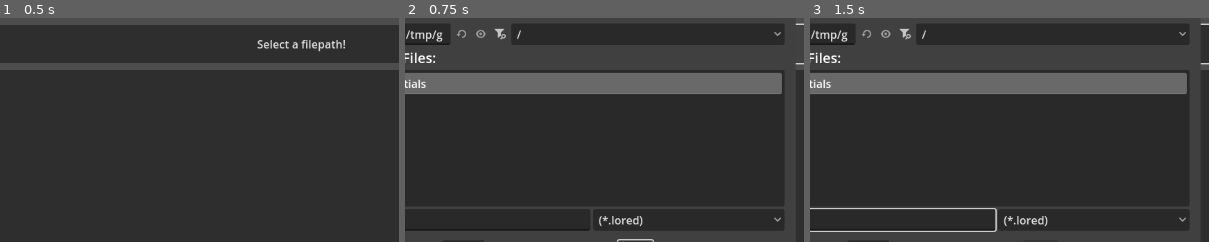
Above: before the commit, frames 1-3 (left to right).
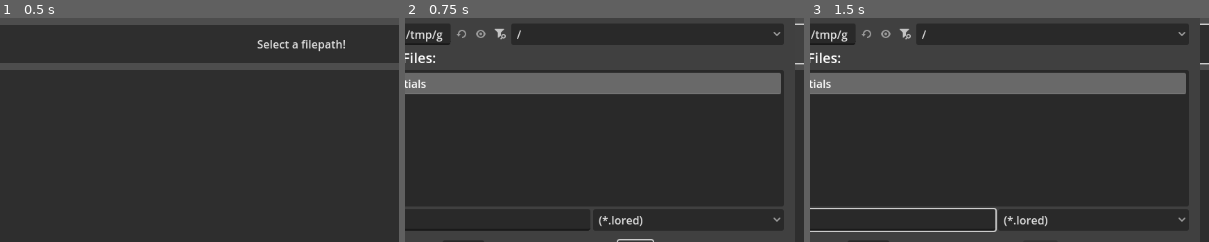
Above: after the commit, the same moments.

Repository: Epixium/LOREDitor
Game: Godot game, scene res://main.tscn
Same seed, same stepped clock (60 frames per second), same inputs: the game is played once before the commit and once after it.
Inputs (mouse positions are % of the whole screen's width and height, from its top left):
- Up to frame 1 (0.5 s): no input
- Up to frame 2 (0.75 s): click "Select a filepath!" at 0.5 s
- Up to frame 3 (1.5 s): click (20, 45) at 1.27 s; type "12" at 1.35 s
The pictures show only the part of the screen within x 12-62%, y 0-50%; the shares and areas given below are measured in that part.

Frame 1 is identical in both runs. In frame 2, less than 0.1% of the frame differs, in the area x 92-98%, y 2-92%; in frame 3, less than 0.1%.

Commit message:
disabling + the RESET BUTTON

Diff:
--- a/main.tscn
+++ b/main.tscn
@@ -23,6 +23,7 @@
 offset_top = 10.0
 offset_right = -10.0
 offset_bottom = -10.0
+columns = 2
 SaveAlert = NodePath("../SaveAlert")
 
 [node name="FileSaver" type="Control" parent="."]
--- a/save_tree.gd
+++ b/save_tree.gd
@@ -16,7 +16,11 @@
 		}
 	}
 }
-var enter_button_icon = preload("res://enter_var.png")
+
+var EDITABLE_TYPES = {
+	"ENTER": {"id": 0, "icon": preload("res://enter_var.png")},
+	"RESET": {"id": 1, "icon": preload("res://reset_var.png")},
+}
 
 var root
 @export var SaveAlert : RichTextLabel = null
@@ -26,6 +30,7 @@
 	root = create_item()
 	#create_tree_from_nested_dict(SAMPLE_TREE)
 	button_clicked.connect(handle_editable)
+	item_edited.connect(show_editable_button)
 
 func create_tree_from_nested_dict(dict):
 	create_layer_of_nested_tree(root, dict, dict, [])
@@ -45,46 +50,96 @@
 			Variant.Type.TYPE_BOOL:
 				child.set_cell_mode(1, TreeItem.CELL_MODE_CHECK)
 				child.set_checked(1, value)
-				create_new_editable(child, start_dict, new_path, Variant.Type.TYPE_BOOL)
+				create_editables(child, start_dict, new_path, Variant.Type.TYPE_BOOL)
 			var x:
 				child.set_text(1, str(value))
-				create_new_editable(child, start_dict, new_path, x)
+				create_editables(child, start_dict, new_path, x)
 
-var tween : Tween
-
-func handle_editable(treeitem : TreeItem, column, _id, _mbi):
-	var meta = treeitem.get_metadata(1)
-	var replace = null
-	match meta.type:
-		Variant.Type.TYPE_BOOL:
-			replace = treeitem.is_checked(1)
-		Variant.Type.TYPE_INT:
-			replace = int(treeitem.get_text(1))
-			treeitem.set_text(1, str(replace))
-		Variant.Type.TYPE_FLOAT:
-			replace = float(treeitem.get_text(1))
-			treeitem.set_text(1, str(replace))
-		_:
-			replace = treeitem.get_text(1)
-	DictIO.manipulate_nested_dict(meta.dict, meta.keypath, 'write', replace, [])
-	if tween: tween.stop()
-	SaveAlert.text = "[wave amp=20.0 freq=6.0]Set value of " + "/".join(meta.keypath) + " to " + str(replace) + "![/wave]"
-	SaveAlert.modulate = Color(1, 1, 1, 1)
-	tween = get_tree().create_tween()
-	tween.set_ease(Tween.EASE_IN)
-	tween.set_trans(Tween.TRANS_CIRC)
-	tween.tween_property(SaveAlert, "modulate", Color(1, 1, 1, 0), 3)
-	tween.play()
-
-func create_new_editable(treeitem : TreeItem, dict : Dictionary, keypath : Array, type):
-	treeitem.set_editable(1, true)
-	treeitem.add_button(1, enter_button_icon)
-	treeitem.set_metadata(1, {
+func create_editables(item, dict, keypath, type):
+	create_new_editable(EDITABLE_TYPES.ENTER, item, dict, keypath, type)
+	create_new_editable(EDITABLE_TYPES.RESET, item, dict, keypath, type)
+	item.set_metadata(1, {
 		"dict": dict,
 		"keypath": keypath,
 		"type": type,
 	})
 
+func follow_keypath(dict : Dictionary, keypath : Array):
+	var road = dict.duplicate(true)
+	for step in keypath:
+		road = road[step]
+	return road
+
+var tween : Tween
+
+func handle_editable(treeitem : TreeItem, column, id, _mbi):
+	var meta = treeitem.get_metadata(1)
+	var replace = null
+	match id:
+		EDITABLE_TYPES.ENTER.id:
+			match meta.type:
+				Variant.Type.TYPE_BOOL:
+					replace = treeitem.is_checked(1)
+				Variant.Type.TYPE_INT:
+					replace = int(treeitem.get_text(1))
+					treeitem.set_text(1, str(replace))
+				Variant.Type.TYPE_FLOAT:
+					replace = float(treeitem.get_text(1))
+					treeitem.set_text(1, str(replace))
+				_:
+					replace = treeitem.get_text(1)
+			DictIO.manipulate_nested_dict(meta.dict, meta.keypath, 'write', replace, [])
+			if tween: tween.stop()
+			SaveAlert.text = "[wave amp=20.0 freq=6.0]Set value of " + "/".join(meta.keypath) + " to " + str(replace) + "![/wave]"
+			SaveAlert.modulate = Color(1, 1, 1, 1)
+			tween = get_tree().create_tween()
+			tween.set_ease(Tween.EASE_IN)
+			tween.set_trans(Tween.TRANS_CIRC)
+			tween.tween_property(SaveAlert, "modulate", Color(1, 1, 1, 0), 3)
+			tween.play()
+		EDITABLE_TYPES.RESET.id:
+			var follow = follow_keypath(meta.dict, meta.keypath)
+			match meta.type:
+				Variant.Type.TYPE_BOOL:
+					treeitem.set_checked(1, follow)
+				_:
+					treeitem.set_text(1, str(follow))
+			if tween: tween.stop()
+			SaveAlert.text = "[wave amp=20.0 freq=6.0]Reset value of " + "/".join(meta.keypath) + " to " + str(follow) + "![/wave]"
+			SaveAlert.modulate = Color(1, 1, 1, 1)
+			tween = get_tree().create_tween()
+			tween.set_ease(Tween.EASE_IN)
+			tween.set_trans(Tween.TRANS_CIRC)
+			tween.tween_property(SaveAlert, "modulate", Color(1, 1, 1, 0), 3)
+			tween.play()
+		_:
+			pass
+	treeitem.set_button_disabled(1, 0, true)
+	treeitem.set_button_disabled(1, 1, true)
+
+
+func create_new_editable(button_type : Dictionary, treeitem : TreeItem, dict : Dictionary, keypath : Array, type):
+	treeitem.set_editable(1, true)
+	treeitem.add_button(1, button_type.icon, button_type.id)
+	treeitem.set_button_disabled(1, button_type.id, true)
+
+func show_editable_button():
+	var item = get_edited()
+	var meta = item.get_metadata(1)
+	var edited : bool = true
+	match meta.type:
+		Variant.Type.TYPE_BOOL:
+			edited = follow_keypath(meta.dict, meta.keypath) != item.is_checked(1)
+		Variant.Type.TYPE_INT:
+			edited = follow_keypath(meta.dict, meta.keypath) != int(item.get_text(1))
+		Variant.Type.TYPE_FLOAT:
+			edited = follow_keypath(meta.dict, meta.keypath) != float(item.get_text(1))
+		_:
+			edited = follow_keypath(meta.dict, meta.keypath) != item.get_text(1)
+	for i in range(2):
+		item.set_button_disabled(1, i, !edited)
+
+
 # Called every frame. 'delta' is the elapsed time since the previous frame.
 func _process(delta: float) -> void:
 	pass
Binary file added: reset_var.png
Not shown, added: reset_var.png.import
